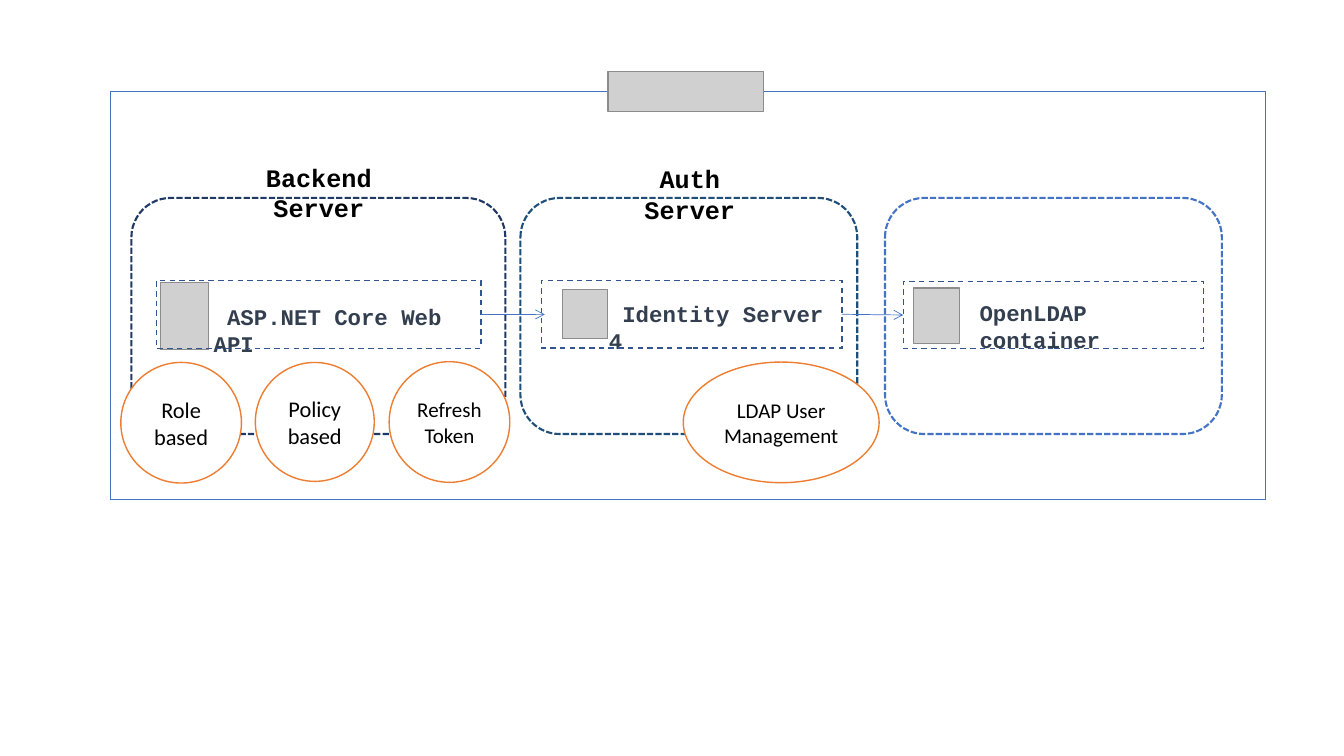
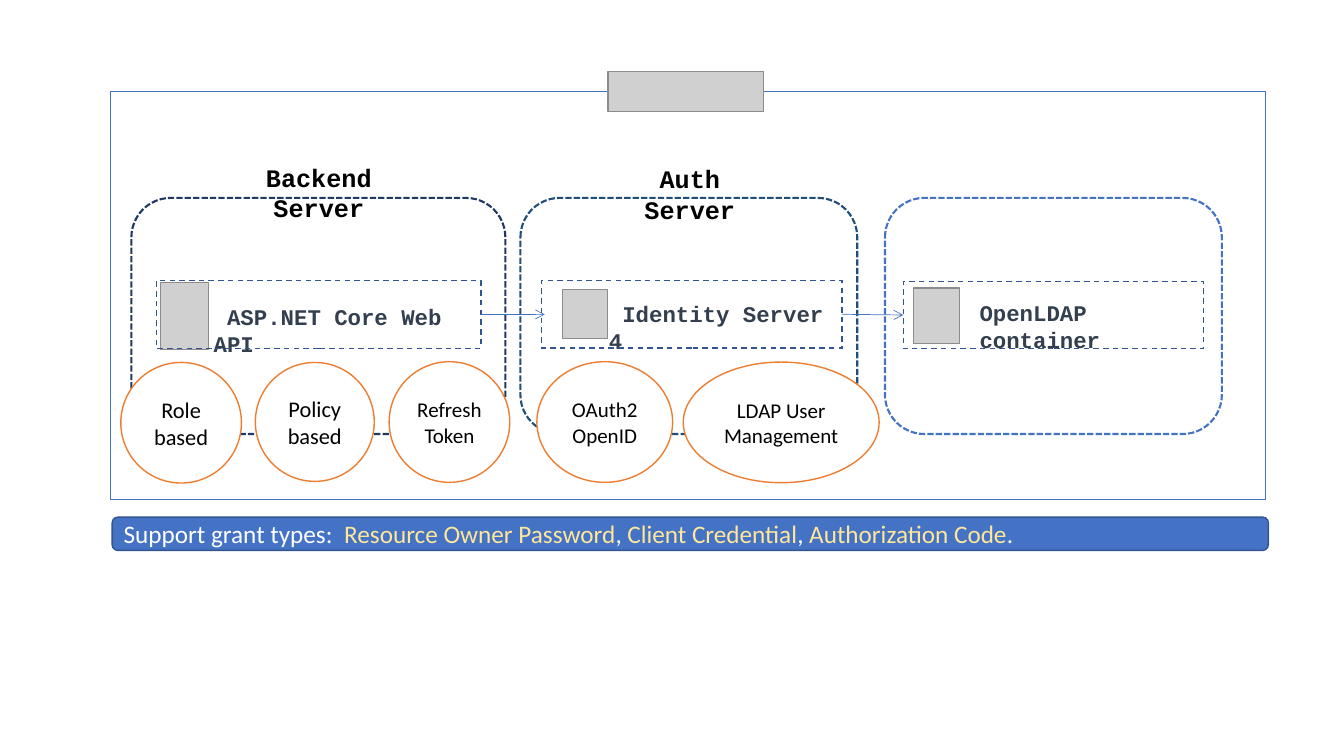
Before and after one commit to KarateJB/AspNetCore.IdentityServer4.Sample, a slide deck: slide 3 of doc/Architecture.pptx. Drawn at 1344x756 pixels with LibreOffice and Linux fonts; fonts in the diff are those of the drawing; grey boxes stand for pictures. Boxes give left, top, right and bottom in pixels: in the first picture for what was removed or moved away, otherwise in the second. Text is boxed around its words. In the diff, an @@ line names an element or a change of style, - is before the commit and + after.

```diff
--- a/doc/Architecture.pptx
+++ b/doc/Architecture.pptx
@@ ellipse added at [537,362,674,483], fill #FFFFFF, outline #ED7D31 1 pt, 15 pt, text #000000 @@
+OAuth2
+OpenID
@@ rounded rectangle added at [112,517,1268,551], fill #4472C4, outline #325491 1 pt, 18 pt, text #FFE699 @@
+Support grant types: Resource Owner Password, Client Credential, Authorization Code.
```
Also in this commit, not shown: 2 other files.
